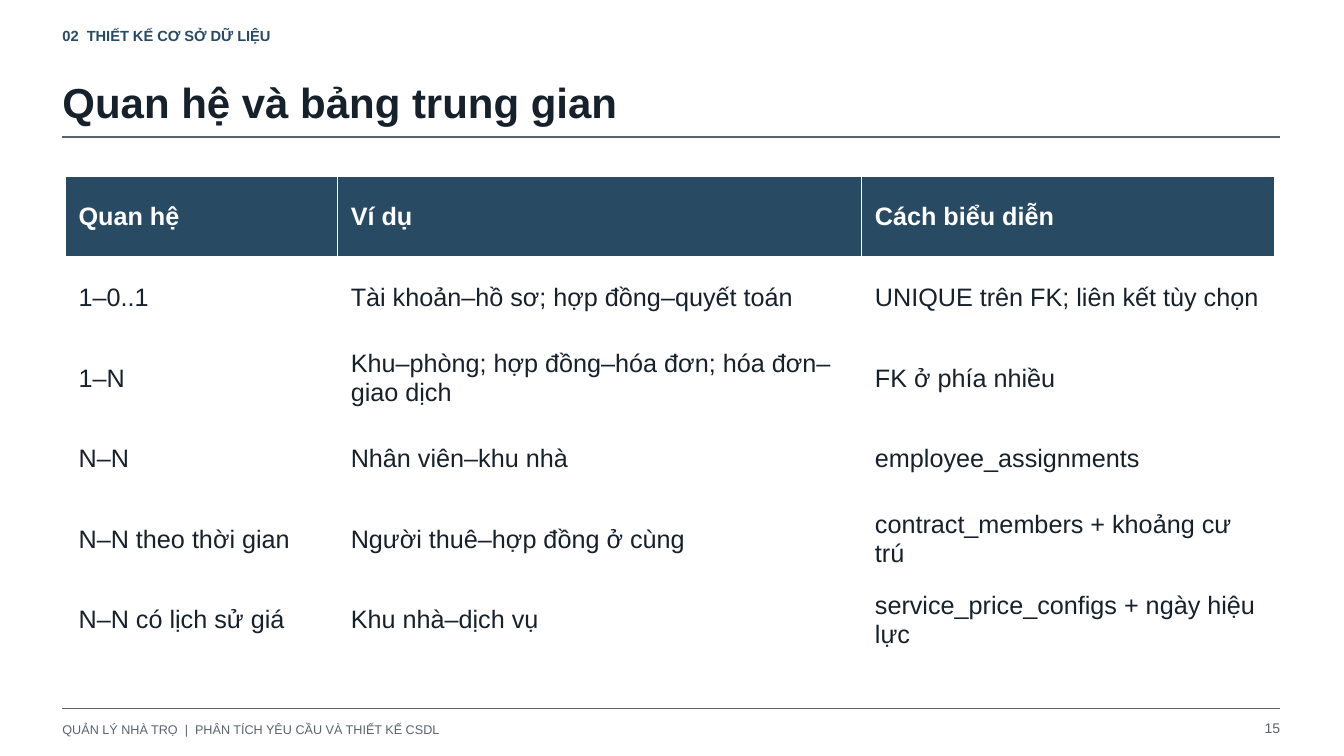
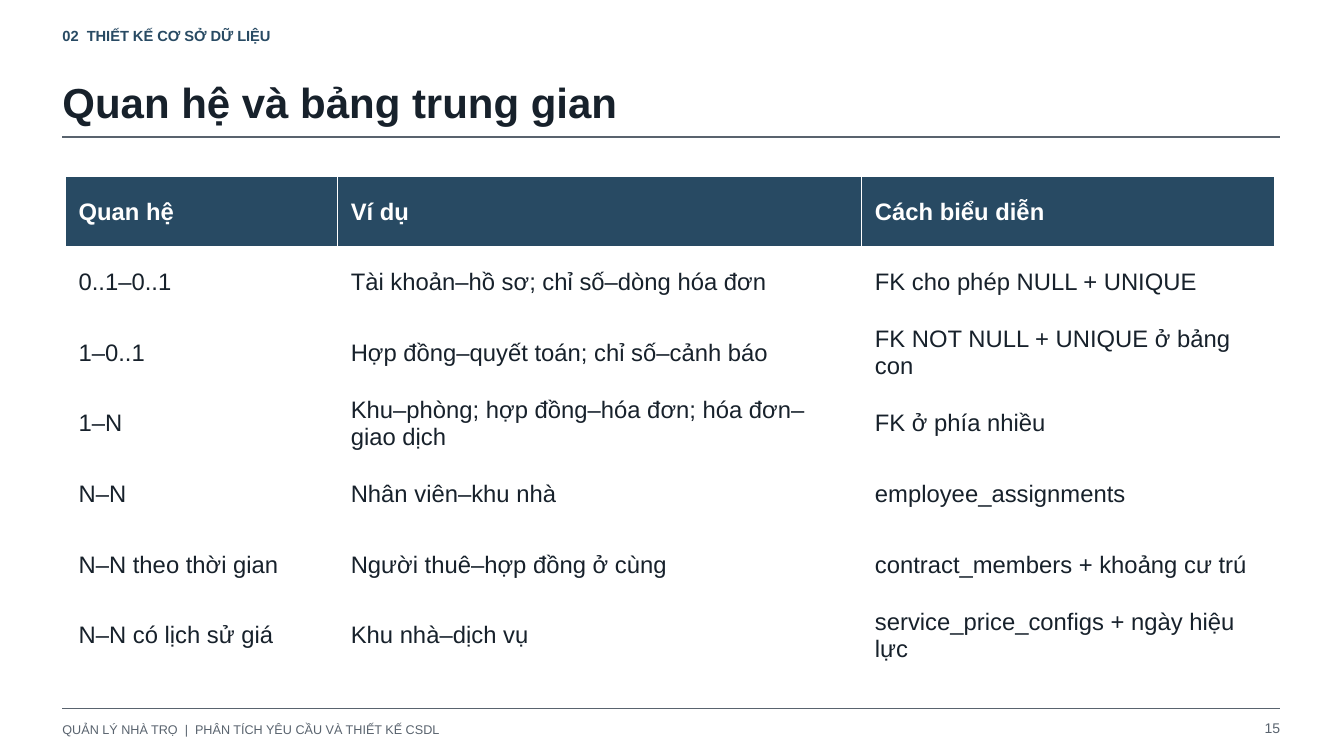
Before and after one commit to hieunofun/quanlytro, a slide deck: slide 15 of docs/thiet-ke-csdl-va-phan-tich-nghiep-vu.pptx. Drawn at 1344x756 pixels with LibreOffice and Linux fonts; fonts in the diff are those of the drawing. Boxes give left, top, right and bottom in pixels: in the first picture for what was removed or moved away, otherwise in the second. Text is boxed around its words. In the diff, an @@ line names an element or a change of style, - is before the commit and + after.

```diff
--- a/docs/thiet-ke-csdl-va-phan-tich-nghiep-vu.pptx
+++ b/docs/thiet-ke-csdl-va-phan-tich-nghiep-vu.pptx
@@ table at box(66, 176, 1275, 670) @@
-row 2: 1–0..1 | Tài khoản–hồ sơ; hợp đồng–quyết toán | UNIQUE trên FK; liên kết tùy chọn
+row 2: 0..1–0..1 | Tài khoản–hồ sơ; chỉ số–dòng hóa đơn | FK cho phép NULL + UNIQUE
+row 3: 1–0..1 | Hợp đồng–quyết toán; chỉ số–cảnh báo | FK NOT NULL + UNIQUE ở bảng con
```
Also in this commit, not shown: 17 other slides changed, 15 other files.
